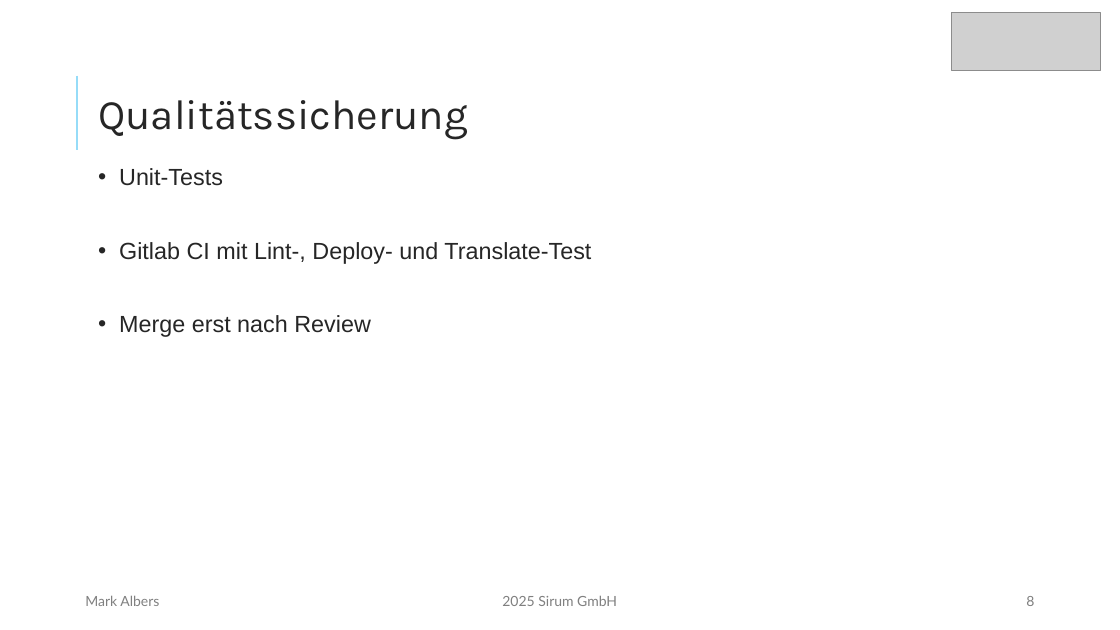
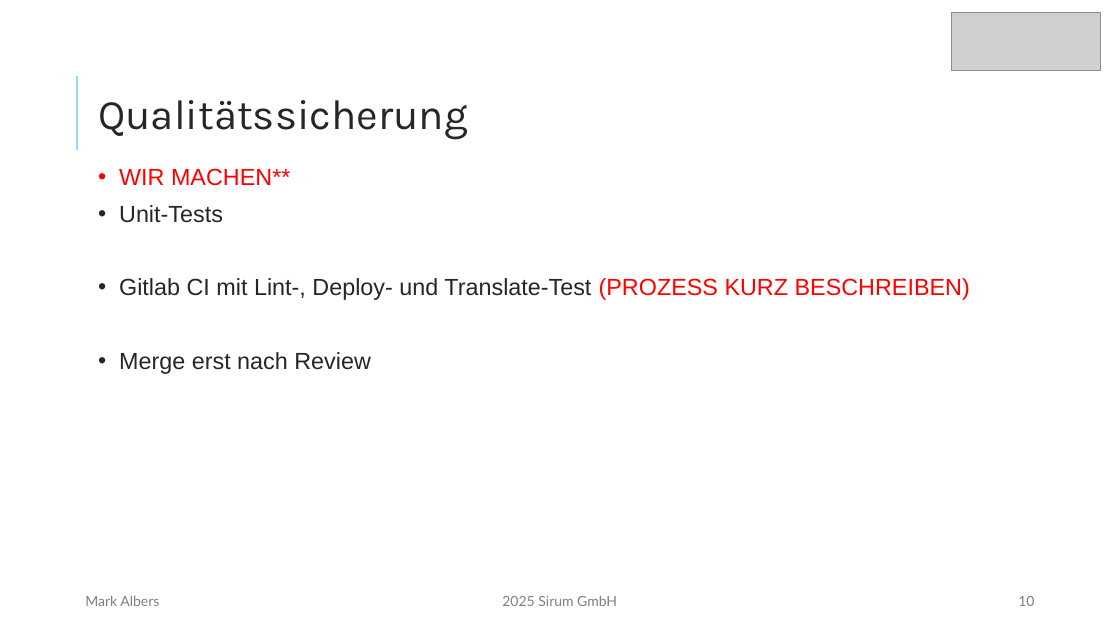
Before and after one commit to mork02/IHK-Projekt, a slide deck: slide 10 of Präsentation/Entwicklung eines Odoo-Moduls zur ZIP-komprimierten Dateiverwaltung im Dokumentenmanagementsystem.pptx (slide 8 before the commit). Drawn at 1120x630 pixels with LibreOffice and Linux fonts; fonts in the diff are those of the drawing; grey boxes stand for pictures. Boxes give left, top, right and bottom in pixels: in the first picture for what was removed or moved away, otherwise in the second. Text is boxed around its words. In the diff, an @@ line names an element or a change of style, - is before the commit and + after.

```diff
--- a/Präsentation/Entwicklung eines Odoo-Moduls zur ZIP-komprimierten Dateiverwaltung im Dokumentenmanagementsystem.pptx
+++ b/Präsentation/Entwicklung eines Odoo-Moduls zur ZIP-komprimierten Dateiverwaltung im Dokumentenmanagementsystem.pptx
@@ text at box(119, 168, 290, 186): paragraph added @@
+• WIR MACHEN**
@@ text at box(119, 278, 970, 300): text changed @@
-• Gitlab CI mit Lint-, Deploy- und Translate-Test
+• Gitlab CI mit Lint-, Deploy- und Translate-Test (PROZESS KURZ BESCHREIBEN)
@@ page number at box(1018, 596, 1034, 606): text changed @@
-8
+10
```
Also in this commit, not shown: 6 other slides changed, 1 slide added, 1 slide removed.
